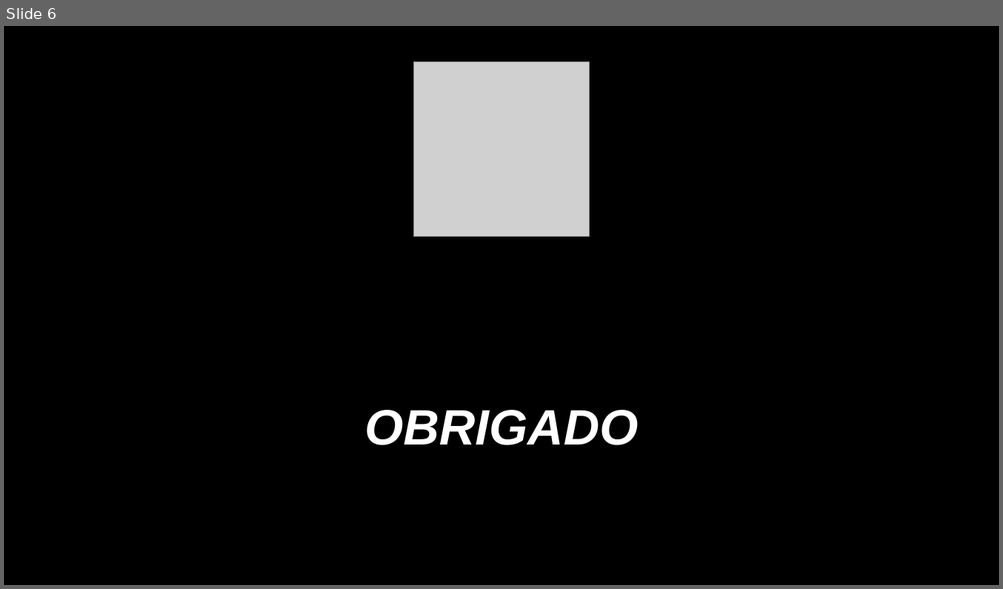
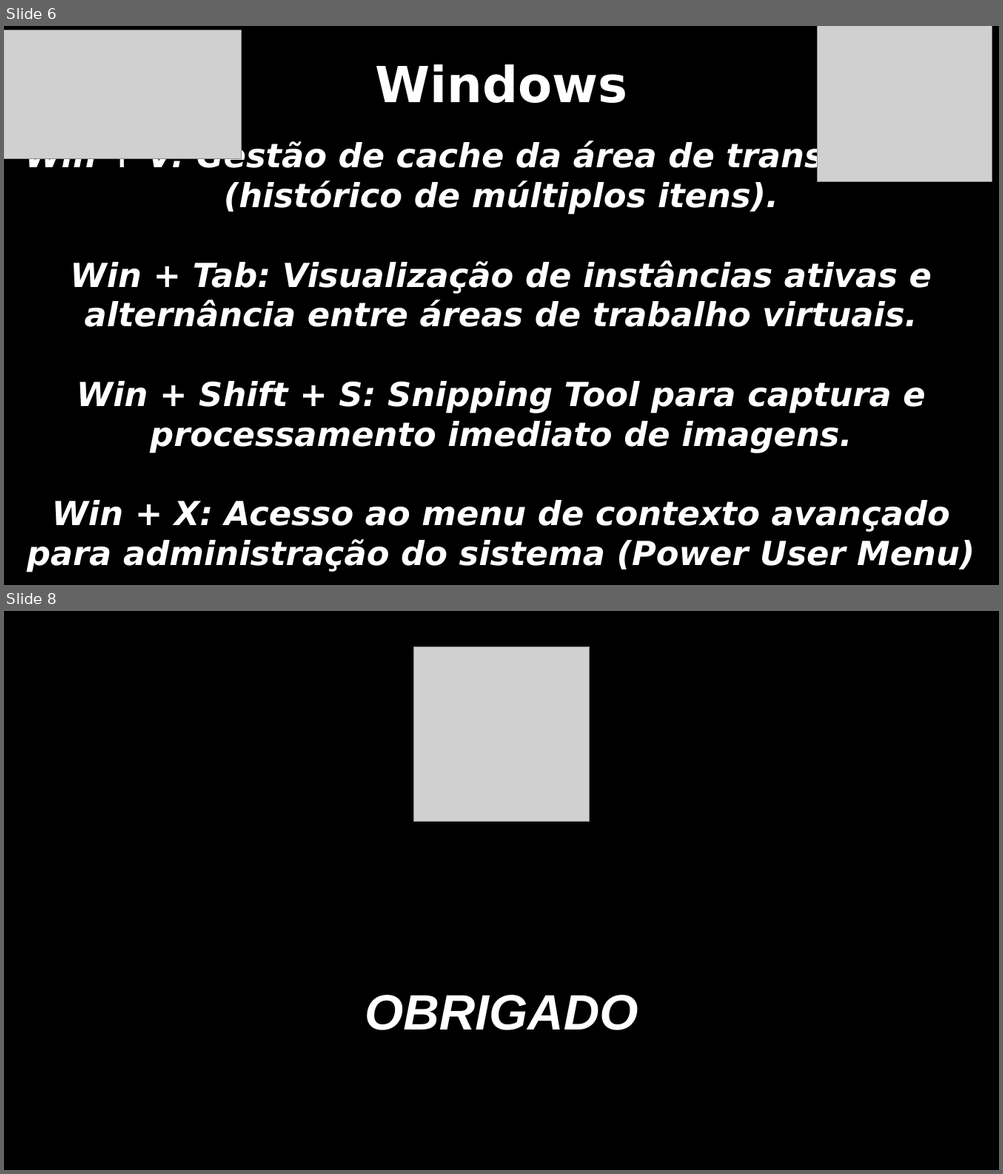
Before and after one commit to CauaReck/ptic, a slide deck: Cauã Reck Mello 1DS.pptx. Shown one above the other, each under a label of ours: slide 6 before the commit, slides 6 and 8 after it; the slides between them are not shown. The pictures are 1003x589 and 1003x1174 pixels, drawn with LibreOffice and Linux fonts; fonts in the diff are those of the drawing; grey boxes stand for pictures; background and template pictures are left out. Boxes give left, top, right and bottom in pixels: in the first picture for what was removed or moved away, otherwise in the second. Text is boxed around its words. In the diff, an @@ line names an element or a change of style, - is before the commit and + after.

```diff
--- a/Cauã Reck Mello 1DS.pptx
+++ b/Cauã Reck Mello 1DS.pptx
@@ slide 6 added at [4, 26, 999, 585], background #000000 @@
@@ picture added at [4, 30, 242, 158] @@
@@ picture added at [817, 26, 991, 182] @@
@@ text added at [375, 64, 627, 103], 48 pt, text #FFFFFF, bold @@
+Windows
@@ text added at [25, 141, 976, 573], 32 pt, text #FFFFFF, bold, italic @@
+Win + V: Gestão de cache da área de transferência (histórico de múltiplos itens).
+Win + Tab: Visualização de instâncias ativas e alternância entre áreas de trabalho virtuais.
+Win + Shift + S: Snipping Tool para captura e processamento imediato de imagens.
+Win + X: Acesso ao menu de contexto avançado para administração do sistema (Power User Menu)
@@ what was slide 6 is now slide 8 @@
```
Also in this commit, not shown: 1 slide changed, 5 other slides added, 4 slides removed.
